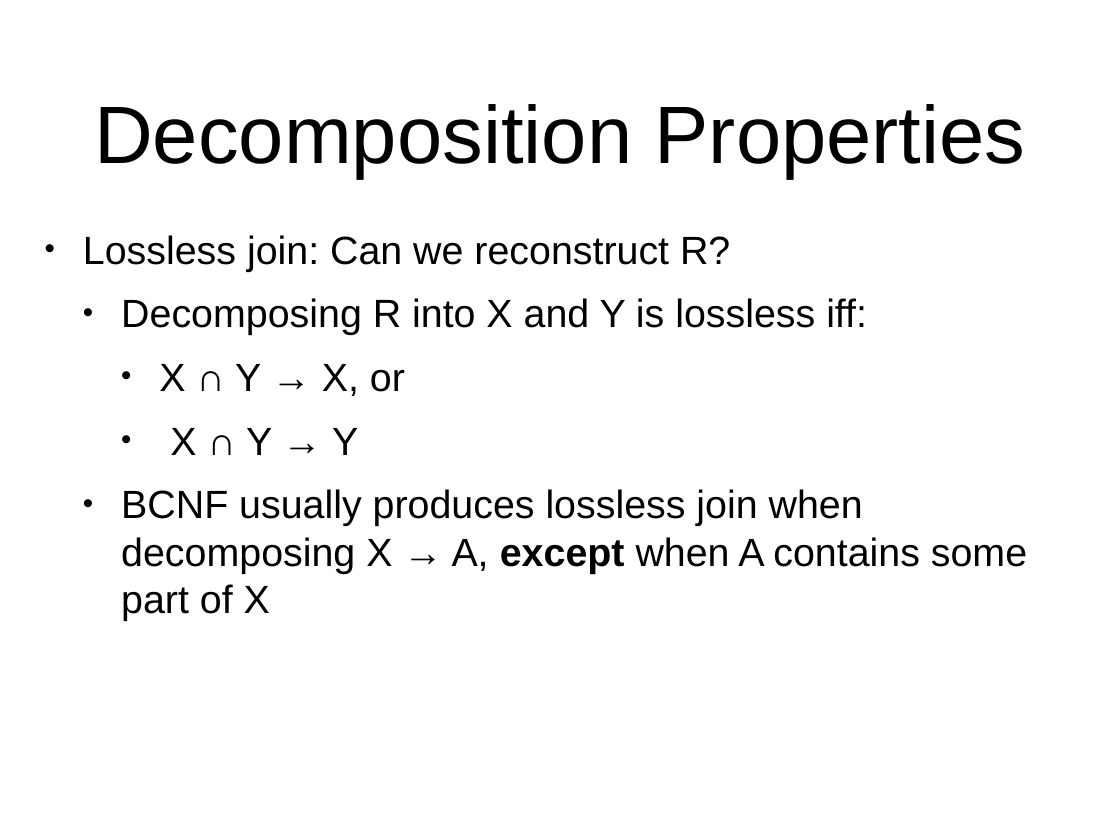
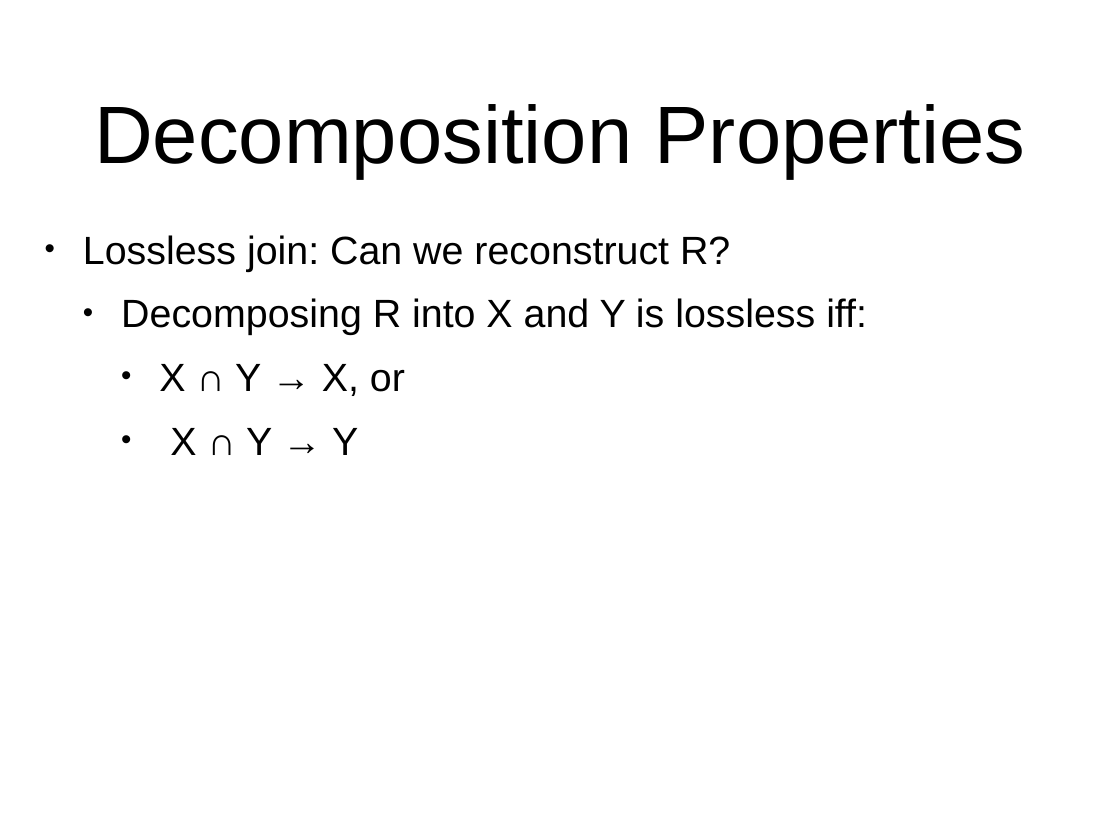
Before and after one commit to aimichelle/cs186, a slide deck: slide 32 of week8/discussion8.pptx. Drawn at 1120x840 pixels with LibreOffice and Linux fonts; fonts in the diff are those of the drawing. Boxes give left, top, right and bottom in pixels: in the first picture for what was removed or moved away, otherwise in the second. Text is boxed around its words. In the diff, an @@ line names an element or a change of style, - is before the commit and + after.

```diff
--- a/week8/discussion8.pptx
+++ b/week8/discussion8.pptx
@@ text at (121,489,1027,621): paragraph removed @@
-  • BCNF usually produces lossless join when decomposing X → A, except when A contains some part of X
```
Also in this commit, not shown: 1 other file.
